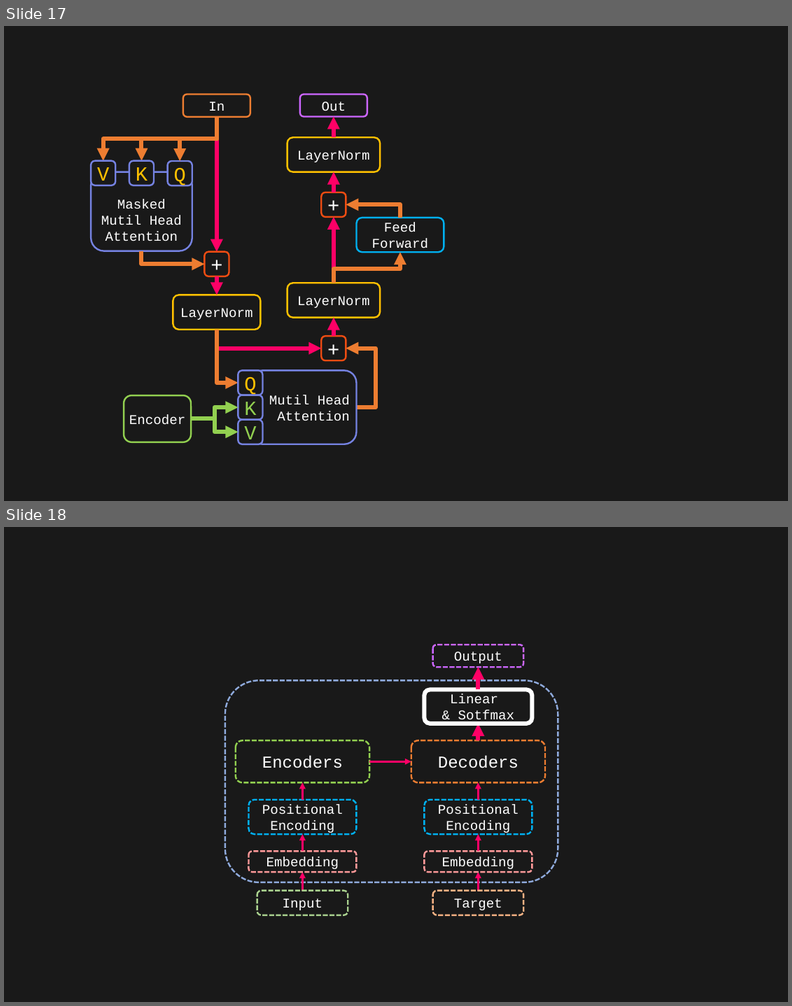
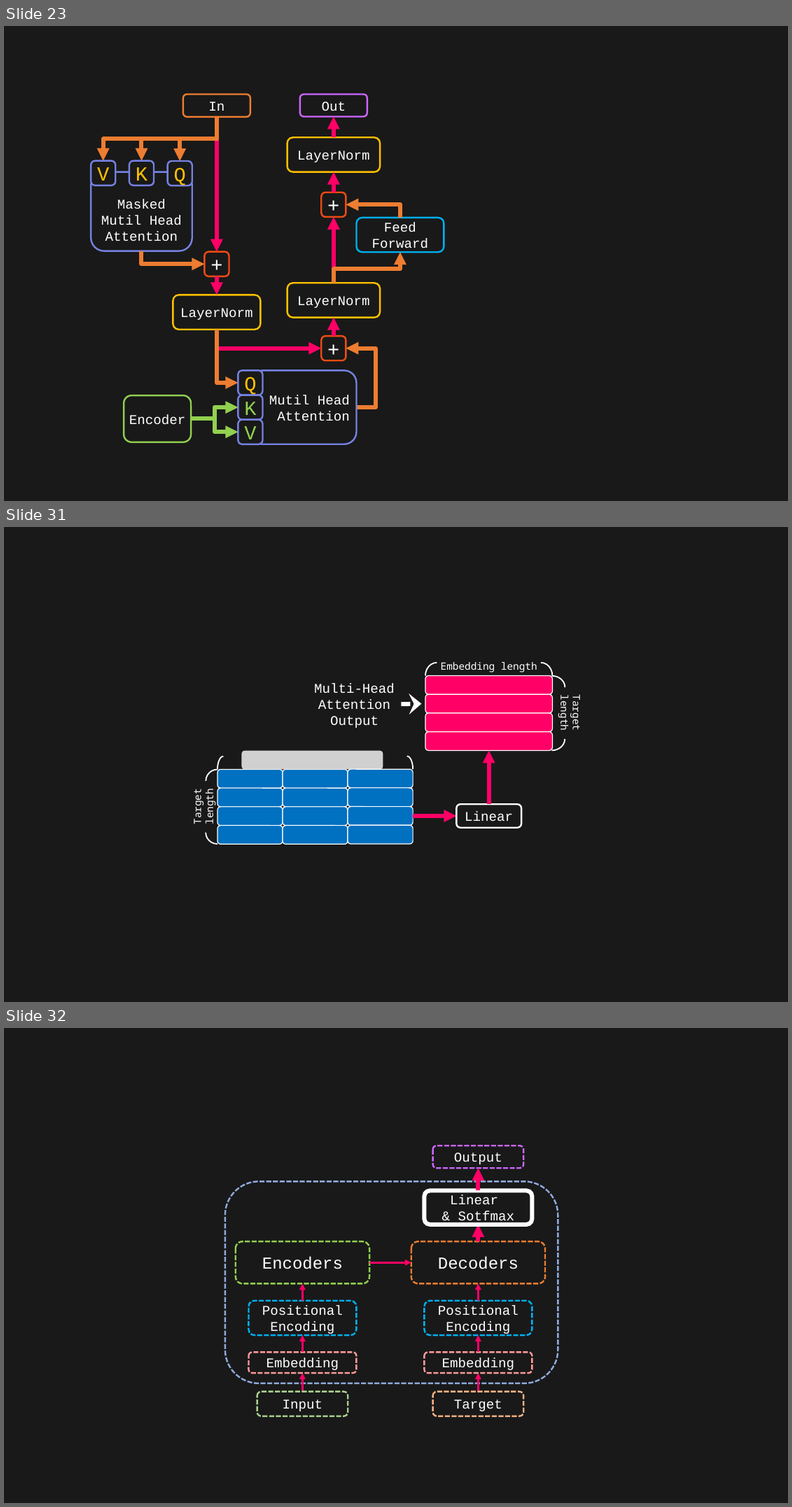
Before and after one commit to toonnyy8/PPT, a slide deck: Attention-is-all-you-need/image.pptx. Shown one above the other, each under a label of ours: slides 17 and 18 before the commit, slides 23, 31 and 32 after it; the slides between them are not shown. The pictures are 792x1006 and 792x1507 pixels, drawn with LibreOffice and Linux fonts; fonts in the diff are those of the drawing; grey boxes stand for pictures. Boxes give left, top, right and bottom in pixels: in the first picture for what was removed or moved away, otherwise in the second. Text is boxed around its words. In the diff, an @@ line names an element or a change of style, - is before the commit and + after.

```diff
--- a/Attention-is-all-you-need/image.pptx
+++ b/Attention-is-all-you-need/image.pptx
@@ slide 31 added at box(4, 527, 788, 1002), background #191919 @@
@@ arc (boxed as its full ellipse) added at box(425, 663, 448, 689), outline #FFFFFF 3 pt @@
@@ rounded rectangle added at box(425, 657, 553, 676), 24 pt, text #FFFFFF @@
+Embedding length
@@ arc (boxed as its full ellipse) added at box(530, 663, 553, 689), outline #FFFFFF 3 pt @@
@@ rounded rectangle added at box(563, 671, 579, 754), 24 pt, text #FFFFFF @@
+Target length
@@ text added at box(314, 684, 395, 728), 32 pt, text #FFFFFF @@
+Multi-Head Attention Output
@@ rounded rectangle added at box(425, 676, 553, 694), fill #FF0066, outline #FFFFFF 2 pt @@
@@ rounded rectangle added at box(425, 694, 553, 713), fill #FF0066, outline #FFFFFF 2 pt @@
@@ arc (boxed as its full ellipse) added at box(539, 676, 565, 699), outline #FFFFFF 3 pt @@
@@ arrow added from (401, 704) to (422, 704), #FFFFFF 10 pt @@
@@ rounded rectangle added at box(425, 713, 553, 732), fill #FF0066, outline #FFFFFF 2 pt @@
@@ rounded rectangle added at box(425, 732, 553, 750), fill #FF0066, outline #FFFFFF 2 pt @@
@@ arc (boxed as its full ellipse) added at box(539, 728, 565, 751), outline #FFFFFF 3 pt @@
@@ arrow added from (489, 804) to (489, 750), #FF0066 10 pt @@
@@ arrow added from (413, 816) to (456, 816), #FF0066 10 pt @@
@@ rounded rectangle added at box(456, 804, 521, 828), outline #FFFFFF 4 pt, 32 pt, text #FFFFFF @@
+Linear
@@ group added at box(195, 750, 413, 848): 13 rounded rectangles, 4 arc (boxed as its full ellipse)s, 1 picture @@
+Target length
@@ what was slide 17 is now slide 23 @@
@@ what was slide 18 is now slide 32 @@
```
Also in this commit, not shown: 7 slides changed, 5 other slides added, 16 other files.
